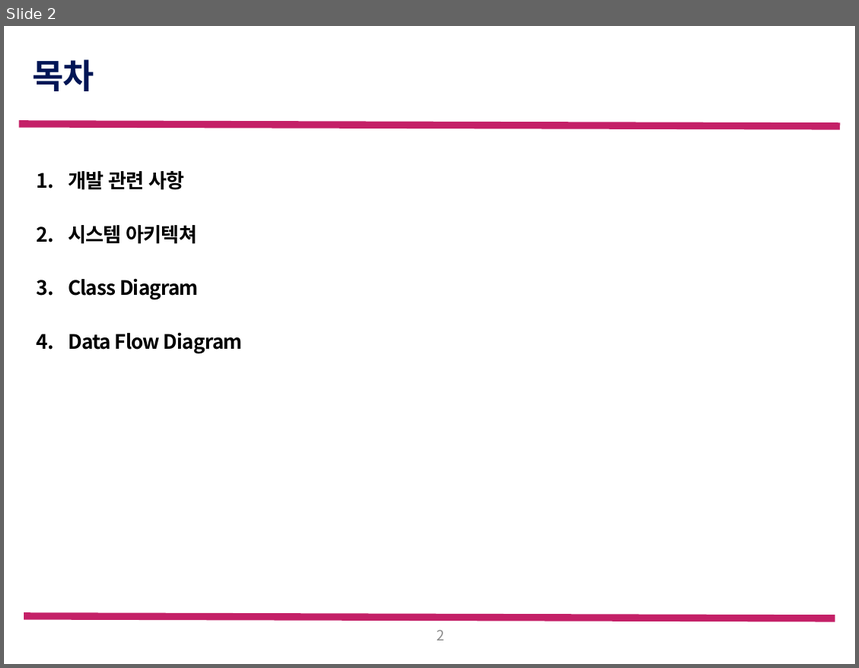
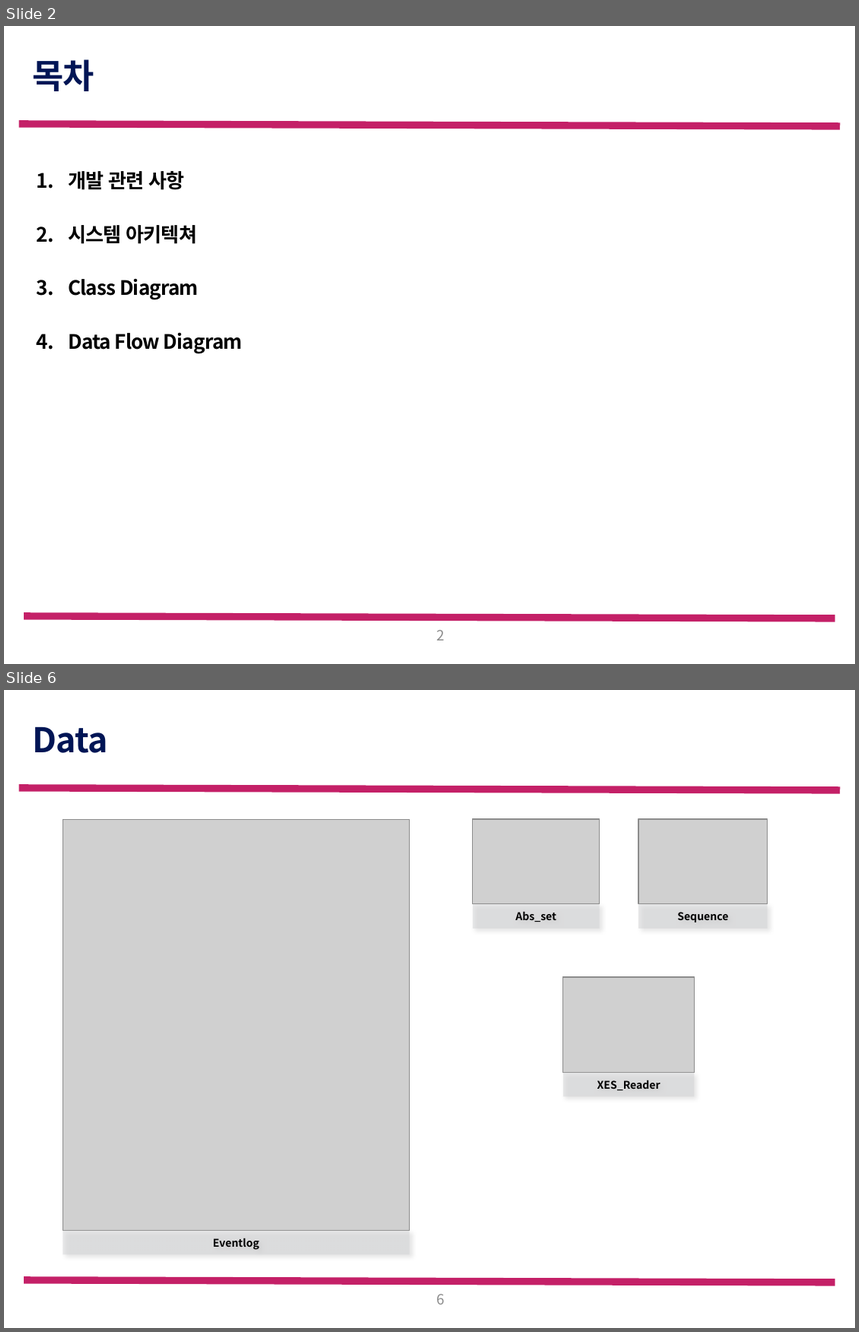
Before and after one commit to amaraletitia/pm19, a slide deck: 설계 자료/FW_system_architecture.pptx. Shown one above the other, each under a label of ours: slide 2 before the commit, slides 2 and 6 after it; the slides between them are not shown. The pictures are 859x668 and 859x1332 pixels, drawn with LibreOffice and Linux fonts; fonts in the diff are those of the drawing; grey boxes stand for pictures; background and template pictures are left out. Boxes give left, top, right and bottom in pixels: in the first picture for what was removed or moved away, otherwise in the second. Text is boxed around its words. In the diff, an @@ line names an element or a change of style, - is before the commit and + after.

```diff
--- a/설계 자료/FW_system_architecture.pptx
+++ b/설계 자료/FW_system_architecture.pptx
@@ slide 6 added at <box>4,690,855,1328</box>, background #FFFFFF; not listed: 2 template elements that a slide beside it also shows @@
@@ title added at <box>32,726,108,753</box>, 28.8 pt, text #001555, bold @@
+Data
@@ picture added at <box>63,819,409,1230</box> @@
@@ picture added at <box>473,819,600,904</box> @@
@@ picture added at <box>639,819,769,904</box> @@
@@ rectangle added at <box>473,904,600,929</box>, fill #D2D3D5 at 50% opacity, 9 pt, text #000000, bold @@
+Abs_set
@@ rectangle added at <box>639,904,769,929</box>, fill #D2D3D5 at 50% opacity, 9 pt, text #000000, bold @@
+Sequence
@@ picture added at <box>563,978,694,1073</box> @@
@@ rectangle added at <box>563,1073,694,1097</box>, fill #D2D3D5 at 50% opacity, 9 pt, text #000000, bold @@
+XES_Reader
@@ rectangle added at <box>63,1230,409,1255</box>, fill #D2D3D5 at 50% opacity, 9 pt, text #000000, bold @@
+Eventlog
@@ page number added at <box>437,1294,445,1305</box>, 12 pt, text #8C8C8C @@
+6
```
Also in this commit, not shown: 3 slides changed, 5 other slides added, 14 slides removed.
